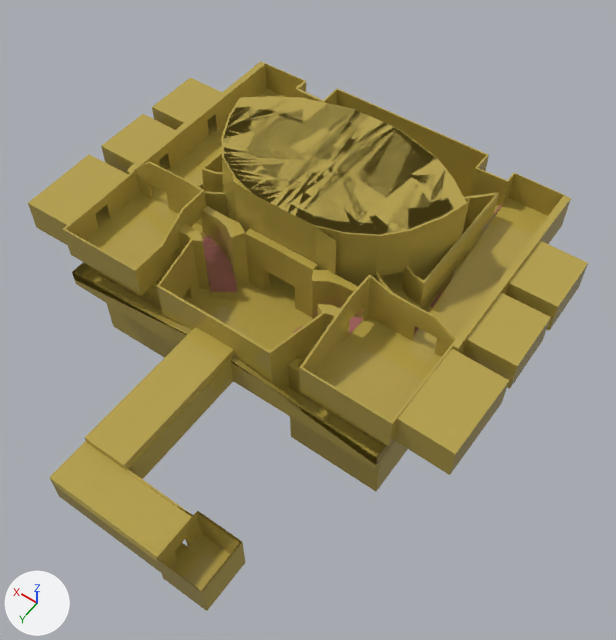
The FBX model TRUE_ENTROPY_UNITYPROJECT/Assets/Resources/Structure.fbx, before and after one commit.
Rendered twice from a camera (50 mm lens) standing at (-34.6, 35.9, 65.3) and looking at (-5.3, -5.3, 0.6). Lighting does not change. The marker at lower left points along +X, +Y and +Z. Where no turn or scale is listed for an object, it has been applied to the vertices. Vertices at the same position are counted once.
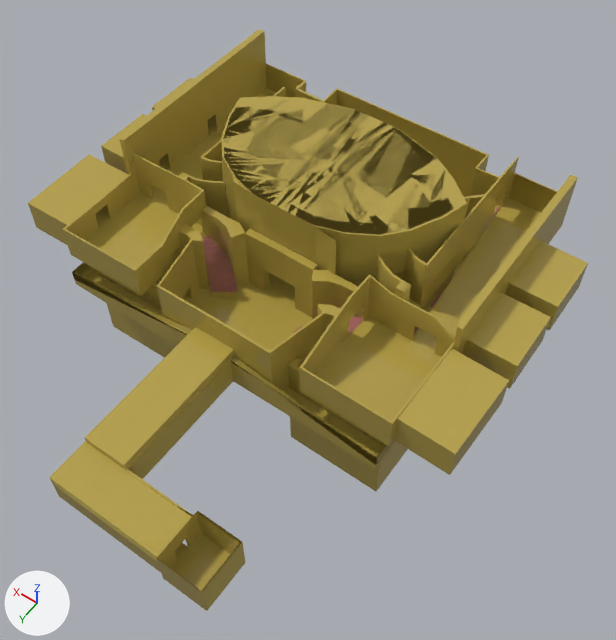
What the commit changed:
me_mesh_009 is used by ob_polyshape__2__clone; location (-1.1, -14.6, 5.8).
me_mesh_009 had 444 vertices, 774 faces and spanned x -12.8..12.8, y -10.0..7.8, z -5.8..5.8.
me_mesh_009 now has 501 vertices, 890 faces and spans x -12.8..12.8, y -10.0..7.8, z -5.8..5.8.
Part 3, on me_mesh_009:
14 vertices are removed from x 8.5..12.8, y 3.0..6.7, z 1.2.
102 faces are deleted.
15 vertices in x 9.6..12.6, y 3.5..6.7, z 1.2 move by (0.0, 0.0, 1.5).
22 vertices are added at x 8.5..12.8, y 3.0..6.7, z 2.7.
49 new vertices lie (0.0, 0.0, 1.5) away from vertices in x 8.5..12.8, y -9.9..7.7, z 1.2.
218 new faces join them.
me_mesh_005 is used by ob_cube__8__clone; location (-22.3, -18.4, 5.1).
me_mesh_005 had 986 vertices, 1918 faces and spanned x -2.9..11.8, y -9.8..21.8, z -2.0..4.2.
me_mesh_005 now has 1016 vertices, 1976 faces and spans x -2.9..11.8, y -9.8..21.8, z -2.0..4.7.
Part 1, on me_mesh_005:
19 faces are deleted.
15 vertices are added at x 2.1..8.3, y -9.8..11.0, z 2.0..4.7.
15 new vertices lie (0.0, 0.0, 2.7) away from vertices in x 2.0..2.8, y -9.8..12.3, z 1.8..2.0.
77 new faces join them.
me_mesh_004 is used by ob_cube__8; location (19.8, -18.4, 5.1).
me_mesh_004 had 1095 vertices, 2136 faces and spanned x -11.8..2.9, y -9.8..21.8, z -2.0..4.0.
me_mesh_004 now has 1113 vertices, 2172 faces and spans x -11.8..2.9, y -9.8..21.8, z -2.0..6.1.
Part 4, on me_mesh_004:
1 vertex is removed from x -2.8, y 11.6, z 2.0.
18 faces are deleted.
10 vertices in x -2.8..-2.7, y 11.5..11.8, z 1.8..2.0 move by (0.0, 0.0, 2.0).
7 vertices are added at x -2.8..-2.1, y 11.0..12.3, z 4.0..6.1.
12 new vertices lie (0.0, 0.0, 4.1) away from vertices in x -2.8..-2.0, y -9.8..11.6, z 2.0.
54 new faces join them.
me_mesh_008 is used by ob_polyshape__2; location (-1.4, -14.6, 5.8).
me_mesh_008 had 425 vertices, 770 faces and spanned x -12.8..12.8, y -10.3..7.7, z -5.9..5.8.
me_mesh_008 now has 437 vertices, 794 faces and spans x -12.8..12.8, y -10.3..7.7, z -5.9..5.8.
Part 2, on me_mesh_008:
2 vertices are removed from x -12.6, y 3.7..3.9, z 1.2.
15 faces are deleted.
74 vertices in x -12.8..-8.5, y 3.0..7.7, z 1.2..1.3 move by (0.0, 0.0, 2.3).
6 vertices are added at (-12.6, 3.7, 3.6), (-12.6, 3.7, 3.5), (-12.6, 4.0, 3.5), (-12.6, 3.9, 3.5), (-12.6, 3.8, 3.6), (-12.6, 3.9, 3.6).
8 new vertices lie (0.0, 0.0, 2.4) away from vertices in x -12.8..-12.6, y -10.2..4.0, z 1.2.
39 new faces join them.

Changed parts and their boxes [x1, y1, x2, y2] in the pictures (616 x 640 px):
'Cube__8__Clone_', reshaped: before [299, 173, 588, 475]; after [299, 156, 588, 475]
'Cube__8_', reshaped (14% taller): before [28, 61, 306, 296]; after [28, 29, 306, 296]
'PolyShape__2_', reshaped: before [224, 97, 499, 309]; after [224, 97, 503, 309]
'PolyShape__2__Clone_', reshaped (8% wider): before [201, 96, 470, 275]; after [179, 87, 470, 275]
part 1 of me_mesh_005, built on: before [453, 173, 571, 349]; after [453, 156, 578, 349]
part 2 of me_mesh_008, built on: before [344, 193, 499, 305]; after [344, 175, 503, 305]
part 3 of me_mesh_009, built on: before [202, 151, 225, 194]; after [179, 87, 285, 194]
part 4 of me_mesh_004, built on: before [127, 61, 265, 177]; after [120, 29, 266, 177]
